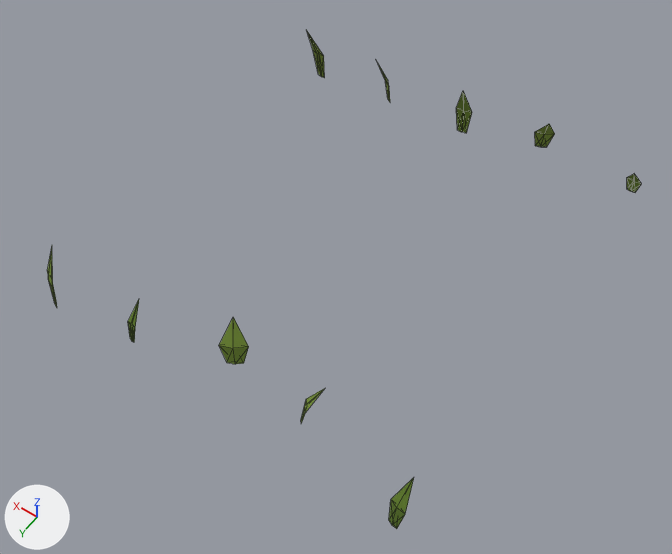
The glTF model assets/custom/models/tile_decorations/tile_grass_strip_03.glb: old version first, new version second.
The view is the same before and after, from a camera (50 mm lens) standing at (-0.72, 1.083, 1.534) and looking at (-0.024, 0.109, 0.004). Arrows for +X, +Y and +Z are at lower left; the lights stay in place. The older version comes first. Mesh edges are drawn as thin lines. Vertices at exactly the same position are counted once.

The first picture shows 'tile_grass_strip_03'.
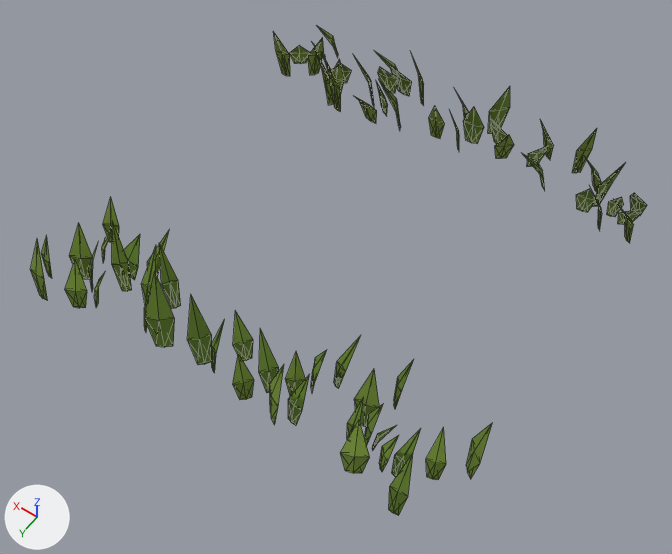
The change, as a diff of the scene's bpy script:
```diff
--- a/assets/custom/models/tile_decorations/tile_grass_strip_03.glb.py
+++ b/assets/custom/models/tile_decorations/tile_grass_strip_03.glb.py
@@ me_tile_grass_strip_03_mesh @@
-me_tile_grass_strip_03_mesh.from_pydata(...)  # 90 vertices, 140 faces; spans x -0.436..0.424, y -0.5..0.5, z -0.006..0.167
+me_tile_grass_strip_03_mesh.from_pydata(...)  # 648 vertices, 1008 faces; spans x -0.494..0.488, y -0.5..0.5, z -0.006..0.172
+# me_tile_grass_strip_03_mesh part 1: the loose piece of 9 vertices spanning x -0.21..-0.169, y -0.5..-0.454, z -0.006..0.108 is multiplied about its middle by the matrix ((0.843, 0.591, 0.006), (-0.591, 0.842, 0.046), (0.022, -0.042, 1.029)), then moved by (0.095, 0.054, 0.0)
+# me_tile_grass_strip_03_mesh part 2: the loose piece of 9 vertices spanning x 0.366..0.401, y -0.4..-0.346, z -0.006..0.167 is scaled about its middle by (1.54, 1.35, 0.724), then moved by (-0.193, 0.071, -0.024)
+# me_tile_grass_strip_03_mesh part 3: the loose piece of 9 vertices spanning x 0.203..0.227, y 0.43..0.471, z -0.006..0.096 is multiplied about its middle by the matrix ((-0.58, -0.677, 0.037), (0.678, -0.579, 0.025), (0.006, 0.044, 0.891)), then moved by (0.183, -0.865, -0.007)
+# me_tile_grass_strip_03_mesh part 4: the loose piece of 9 vertices spanning x -0.436..-0.401, y 0.452..0.492, z -0.006..0.126 is multiplied about its middle by the matrix ((-0.818, -0.527, -0.017), (0.527, -0.818, -0.016), (-0.006, -0.023, 0.973)), then moved by (0.397, -0.832, -0.001)
+# me_tile_grass_strip_03_mesh part 5: the loose piece of 9 vertices spanning x -0.436..-0.401, y -0.486..-0.447, z -0.006..0.082 is turned 12.8 degrees about the z axis through its middle and scaled by 1.31, then moved by (0.058, 0.122, 0.014)
+# me_tile_grass_strip_03_mesh part 6: the loose piece of 9 vertices spanning x -0.03..0.008, y -0.432..-0.38, z -0.006..0.162 is turned -2.4 degrees about the z axis through its middle and scaled by 1.01, then moved by (0.467, 0.08, 0.001)
+# me_tile_grass_strip_03_mesh part 7: the loose piece of 9 vertices spanning x 0.383..0.424, y 0.464..0.5, z -0.006..0.165 is multiplied about its middle by the matrix ((0.809, -0.45, -0.001), (0.45, 0.809, -0.022), (0.011, 0.019, 0.926)), then moved by (0.036, 0.004, -0.007)
+# me_tile_grass_strip_03_mesh part 8: the loose piece of 9 vertices spanning x 0.366..0.401, y -0.4..-0.346, z -0.006..0.167 is copied, and the copy is multiplied about its middle by the matrix ((-0.674, 0.692, -0.012), (-0.692, -0.673, 0.013), (0.001, 0.017, 0.966)), then moved by (-0.056, 0.74, -0.002); it spans x 0.304..0.343, y 0.349..0.39, z -0.006..0.162
+# me_tile_grass_strip_03_mesh part 9: the loose piece of 9 vertices spanning x 0.185..0.222, y -0.434..-0.397, z -0.006..0.124 is multiplied about its middle by the matrix ((-0.281, 0.802, 0.005), (-0.802, -0.281, -0.009), (-0.007, -0.008, 0.85)), then moved by (-0.324, 0.79, -0.01)
+# me_tile_grass_strip_03_mesh part 10: the loose piece of 9 vertices spanning x -0.436..-0.401, y 0.452..0.492, z -0.006..0.126 is copied, and the copy is turned -35.8 degrees about the z axis through its middle and scaled by 1.13, then moved by (0.779, -0.065, 0.009); it spans x 0.341..0.38, y 0.394..0.431, z -0.006..0.144
+# me_tile_grass_strip_03_mesh part 11: the loose piece of 9 vertices spanning x -0.436..-0.401, y 0.452..0.492, z -0.006..0.126 is copied, and the copy is multiplied about its middle by the matrix ((0.568, -1.113, -0.014), (1.113, 0.568, 0.012), (-0.004, -0.018, 1.25)), then moved by (0.501, -0.057, 0.017); it spans x 0.055..0.099, y 0.396..0.438, z -0.006..0.16
+# me_tile_grass_strip_03_mesh part 12: the loose piece of 9 vertices spanning x -0.004..0.045, y 0.359..0.4, z -0.006..0.097 is rebuilt with 9 vertices and now spans x -0.004..0.045, y 0.342..0.383, z -0.006..0.091
+# me_tile_grass_strip_03_mesh part 13: the loose piece of 9 vertices spanning x -0.203..-0.161, y 0.392..0.425, z -0.006..0.113 is deleted
+# me_tile_grass_strip_03_mesh part 14: 270 vertices added at x -0.481..0.475, y -0.5..-0.278, z -0.006..0.172
+# me_tile_grass_strip_03_mesh part 15: 270 vertices added at x -0.494..0.488, y 0.265..0.479, z -0.006..0.17
 me_tile_grass_strip_03_mesh.materials.append(mat_tiledetails_grass)
```

Location of each change, (x1, y1, x2, y2) in pixels of the pictures (672 x 554 px; the box of a moved part takes in the faces that stretch with it):
'tile_grass_strip_03', reshaped
    before: (47, 29, 641, 529)
    after: (31, 26, 647, 516)
part 1 of me_tile_grass_strip_03_mesh, moved or reshaped
    before: (535, 124, 555, 147)
    after: (491, 120, 507, 144)
part 2 of me_tile_grass_strip_03_mesh, moved or reshaped
    before: (306, 29, 325, 78)
    after: (356, 97, 377, 123)
part 3 of me_tile_grass_strip_03_mesh, moved or reshaped
    before: (128, 300, 139, 342)
    after: (313, 44, 328, 70)
part 4 of me_tile_grass_strip_03_mesh, moved or reshaped
    before: (389, 478, 414, 529)
    after: (450, 112, 459, 151)
part 5 of me_tile_grass_strip_03_mesh, moved or reshaped
    before: (627, 173, 641, 193)
    after: (576, 189, 596, 212)
part 6 of me_tile_grass_strip_03_mesh, moved or reshaped
    before: (456, 91, 472, 133)
    after: (273, 31, 290, 76)
part 7 of me_tile_grass_strip_03_mesh, moved or reshaped
    before: (47, 248, 57, 307)
    after: (31, 239, 47, 301)
part 8 of me_tile_grass_strip_03_mesh, added (green)
    after: (112, 220, 132, 291)
part 9 of me_tile_grass_strip_03_mesh, moved or reshaped
    before: (377, 62, 390, 102)
    after: (285, 351, 305, 396)
part 10 of me_tile_grass_strip_03_mesh, added
    after: (88, 241, 99, 291)
part 11 of me_tile_grass_strip_03_mesh, added (green)
    after: (187, 295, 212, 365)
part 12 of me_tile_grass_strip_03_mesh, rebuilt (32% narrower, 8% taller)
    before: (219, 317, 249, 364)
    after: (233, 310, 253, 361)
part 13 of me_tile_grass_strip_03_mesh, deleted
    before: (301, 388, 325, 424)
part 14 of me_tile_grass_strip_03_mesh, added
    after: (289, 26, 647, 243)
part 15 of me_tile_grass_strip_03_mesh, added
    after: (41, 198, 493, 516)
